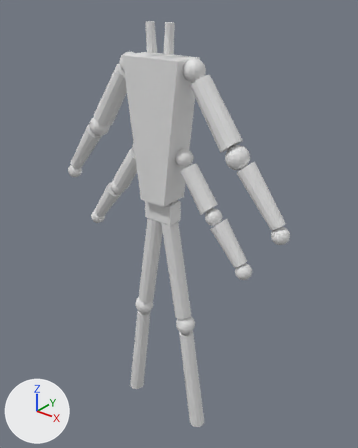
A saved change to the Blender file Enemies/FutureBlade.blend.
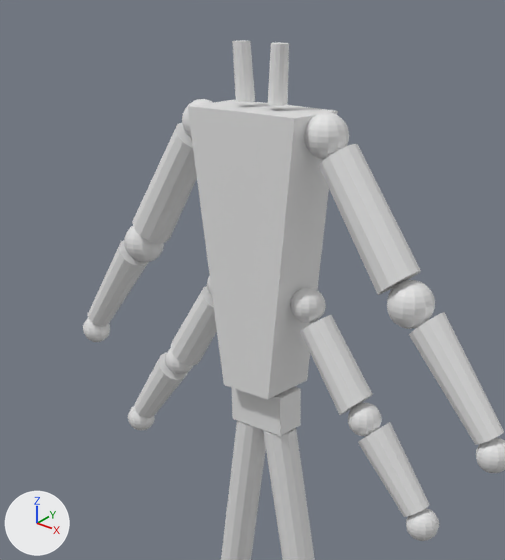
Each version appears first whole from a 50 mm lens placed at (1.9, -2.2, 2.97), pointed at (0.04, 0.12, 1.53), and next in a close-up on the part from 7% to 80% of the width and 0% to 65% of the height. The lights are fixed; the arrows at lower left show +X, +Y and +Z. The last two pictures show the newer version.

The first close-up shows 'Body'.
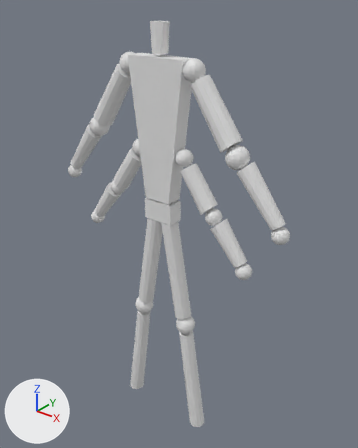
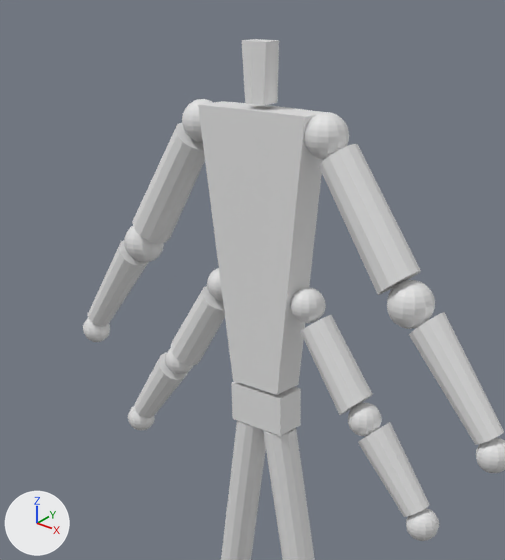
What changed in the scene script:
```text
Change me_cube:
    used by ob_body; location = (0.0, 0.0, 0.0)
    remove me_cube.from_pydata(...)  # 1304 vertices, 1300 faces; spans x 0.0..0.88, y -0.1..0.1, z 0.0..2.78
    add me_cube.from_pydata(...)  # 1292 vertices, 1293 faces; spans x 0.0..0.88, y -0.07..0.07, z 0.0..2.78
    me_cube part 1
    12 vertices are removed from x 0.03..0.1, y -0.02..0.03, z 2.61..2.78
    15 faces are deleted
    4 vertices in x 0.0..0.2, y 0.1, z 1.74..2.6 move by (0.0, -0.05, 0.0)
    4 vertices in x 0.0..0.2, y -0.1, z 1.74..2.6 move by (0.0, 0.05, 0.0)
    11 vertices move from x 0.04..0.09, y -0.03..0.03, z 2.61..2.78 to x 0.0..0.05, y -0.04..0.04, z 2.61..2.78
    8 new faces join them
```

Location of each change, (x1, y1, x2, y2) in pixels of the close-ups (505 x 560 px; the box of a moved part takes in the faces that stretch with it):
'Body', reshaped: before (83, 40, 505, 560); after (83, 39, 505, 560)
part 1 of me_cube, moved or reshaped: before (188, 40, 338, 399); after (198, 39, 323, 395)
